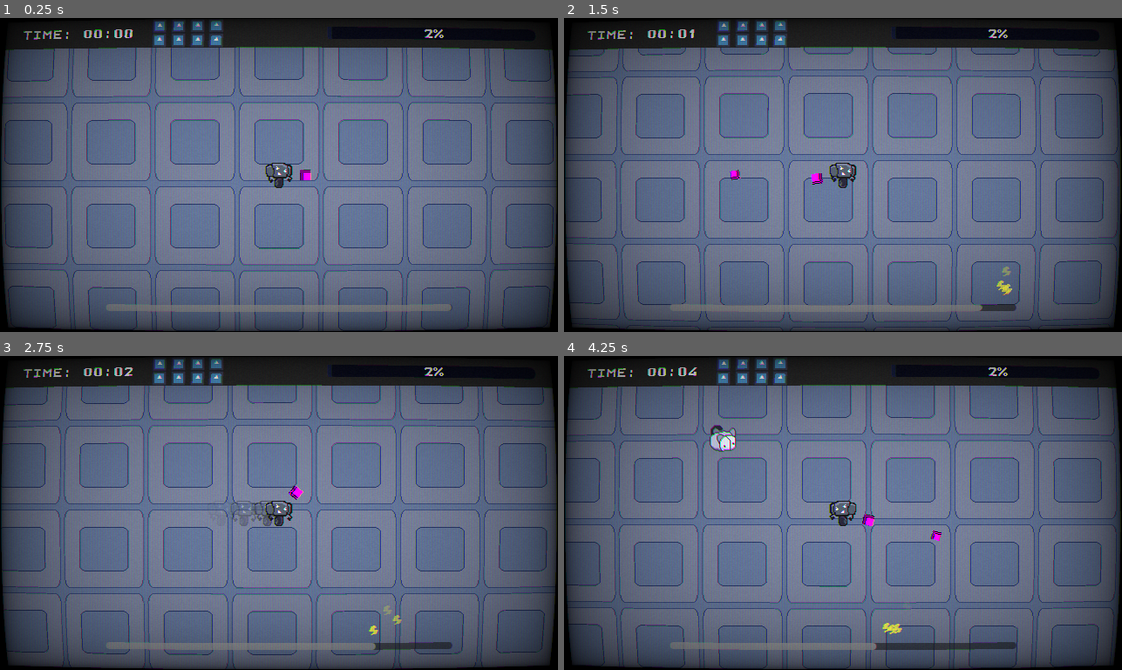
Above: before the commit, frames 1-4 (two rows, left to right).
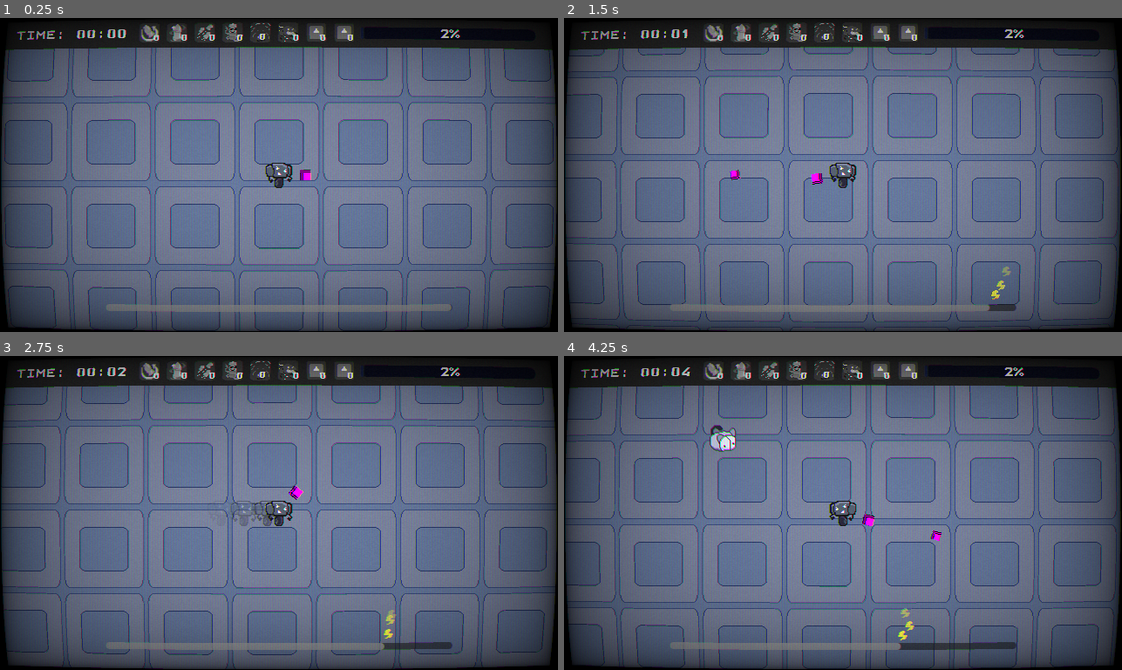
Above: after the commit, the same moments.

Repository: kinghos/GMTK-Game-Jam-2026
Game: Godot game, scene res://scenes/level/level.tscn
The game is run twice, just before and just after one commit, with the same random seed, the same clock (stepped at 60 frames per second) and the same inputs. The engine's default icon, where the game draws it, is replaced by a stand-in: a white triangle on a blue panel in a dark square.
Inputs (mouse positions are in pixels of both pictures, inside the frame that each line leads up to):
- Up to frame 1 (0.25 s): no input
- Up to frame 2 (1.5 s): tap Enter at 0.5 s; move the mouse to (965, 159) at 0.52 s; hold D (Right) 0.53-1.28 s; right-click (965, 159) at 0.6 s; move the mouse to (731, 190) at 1.27 s; hold S (Down) from 1.28 s (still down); click (731, 190) at 1.35 s
- Up to frame 3 (2.75 s): move the mouse to (334, 443) at 2.02 s; release S (Down) at 2.03 s; hold D (Right) from 2.03 s (still down); hold Shift (Sprint) from 2.03 s (still down)
- Up to frame 4 (4.25 s): move the mouse to (815, 575) at 2.77 s; release D (Right) at 2.78 s; release Shift (Sprint) at 2.78 s; hold W (Up) 2.78-3.53 s; right-click (815, 575) at 2.85 s; move the mouse to (1010, 560) at 3.52 s; press the mouse at (1010, 560) at 3.53 s; hold A (Left) from 3.53 s (still down)

The runs differ from the first frame. In frame 1, 1.8% of the frame differs, in the area x 2-83%, y 0-10%; in frame 2, 1.9%; in frame 3, 2.0%; in frame 4, 2.1%, in the area x 2-83%, y 0-94%.

Commit message:
powerup display functional - various refactors and tweaks

Diff:
--- /dev/null
+++ b/assets/shaders/grayscale.gdshader
@@ -0,0 +1,10 @@
+shader_type canvas_item;
+
+// --- Uniforms --- //
+uniform bool weighted = true;	// Determines whether to use normal or weighted averages
+uniform bool enabled = true;
+void fragment() {
+	if (enabled) {
+		COLOR.rgb = mix(vec3((COLOR.r + COLOR.g + COLOR.b) / 3.0),  vec3(0.299 * COLOR.r + 0.587 * COLOR.g + 0.114 * COLOR.b), float(weighted));
+	}
+}
--- a/assets/themes/theme.tres
+++ b/assets/themes/theme.tres
@@ -63,6 +63,10 @@
 
 [sub_resource type="StyleBoxFlat" id="StyleBoxFlat_mgtrf"]
 bg_color = Color(0.071234904, 0.103164084, 0.22421551, 1)
+corner_radius_top_left = 7
+corner_radius_top_right = 7
+corner_radius_bottom_right = 7
+corner_radius_bottom_left = 7
 
 [resource]
 Button/colors/font_color = Color(0.875, 0.875, 0.875, 1)
--- a/globals/Globals.gd
+++ b/globals/Globals.gd
@@ -11,7 +11,7 @@
 var current_kill_target = 12.0
 var wave = 1
 var start_time: int
-var bullet_damage: int = 50
+var bullet_damage: int = 10
 var bullet_speed: float = 800.0
 var blast_kb: float = 0.5
 enum ENEMY_TYPES {FODDER, CHARGELESS, PARASITE, RANGED}
@@ -88,7 +88,7 @@
 	WEAPON_UPGRADES.SMGKB: 0
 	}
 
-	bullet_damage = 50
+	bullet_damage = 10
 	bullet_speed = 800.0
 	blast_kb = 0.5
 
--- a/project.godot
+++ b/project.godot
@@ -30,6 +30,11 @@
 [global_group]
 
 Enemies=""
+
+[gui]
+
+theme/default_font_antialiasing=0
+theme/custom="uid://cp83ak2e8i8he"
 
 [input]
 
--- a/scenes/enemies/base_enemy.tscn
+++ b/scenes/enemies/base_enemy.tscn
@@ -47,8 +47,8 @@
 
 [sub_resource type="Animation" id="Animation_n763p"]
 resource_name = "death"
-length = 0.5
-step = 0.1
+length = 0.25
+step = 0.05
 tracks/0/type = "value"
 tracks/0/imported = false
 tracks/0/enabled = true
@@ -56,7 +56,7 @@
 tracks/0/interp = 1
 tracks/0/loop_wrap = true
 tracks/0/keys = {
-"times": PackedFloat32Array(0.5),
+"times": PackedFloat32Array(0.25),
 "transitions": PackedFloat32Array(1),
 "update": 1,
 "values": [true]
@@ -80,7 +80,7 @@
 tracks/2/interp = 1
 tracks/2/loop_wrap = true
 tracks/2/keys = {
-"times": PackedFloat32Array(0, 0.1, 0.2, 0.3, 0.4, 0.5),
+"times": PackedFloat32Array(0, 0.05, 0.1, 0.15, 0.2, 0.25),
 "transitions": PackedFloat32Array(1, 1, 1, 1, 1, 1),
 "update": 1,
 "values": [true, false, true, false, true, false]
--- a/scenes/enemies/fodder.tscn
+++ b/scenes/enemies/fodder.tscn
@@ -43,10 +43,10 @@
 [sub_resource type="CircleShape2D" id="CircleShape2D_fimud"]
 radius = 21.095022
 
-[node name="BaseEnemy" unique_id=1193687902 instance=ExtResource("1_2nr0v")]
+[node name="Fodder" unique_id=1193687902 instance=ExtResource("1_2nr0v")]
 script = ExtResource("2_cll0f")
-hp = 10
-damage = 2
+hp = 20
+damage = 10
 speed = 100
 
 [node name="Sprite2D" parent="." index="1" unique_id=162748549]
--- a/scenes/enemies/lightbomb.tscn
+++ b/scenes/enemies/lightbomb.tscn
@@ -258,9 +258,9 @@
 
 [node name="Lightbomb" unique_id=1193687902 instance=ExtResource("1_n8o0g")]
 script = ExtResource("2_c2wah")
-hp = 10
+hp = 15
 damage = 30
-speed = 100
+speed = 150
 
 [node name="Sprite2D" parent="." index="1" unique_id=162748549]
 sprite_frames = SubResource("SpriteFrames_c2wah")
--- a/scenes/enemies/toaster.tscn
+++ b/scenes/enemies/toaster.tscn
@@ -66,8 +66,8 @@
 
 [node name="Toaster" unique_id=1193687902 instance=ExtResource("1_ww1mm")]
 script = ExtResource("2_dq6hp")
-hp = 50
-damage = 20
+hp = 25
+damage = 15
 speed = 80
 
 [node name="Sprite2D" parent="." index="1" unique_id=162748549]
--- a/scenes/hud/hud.gd
+++ b/scenes/hud/hud.gd
@@ -3,6 +3,7 @@
 @onready var top_bar: ColorRect = $Control/TopBar
 @onready var progress_bar: ProgressBar = $Control/TopBar/HBoxContainer/ProgressBar
 @onready var timer: Label = $Control/TopBar/HBoxContainer/Timer
+@onready var powerup_icons: HBoxContainer = $Control/TopBar/PowerupIcons
 var on_powerups = false
 signal show_powerups
 
@@ -14,6 +15,7 @@
 	var secs = ms / 1000 % 60
 	var mins = floor((ms / 1000) / 60)
 	timer.text = "TIME: %02d:%02d" % [mins, secs]
+	update_powerup_hud()
 
 	if Globals.current_kills_to_target == Globals.current_kill_target and not on_powerups:
 		on_powerups = true
@@ -21,3 +23,13 @@
 		get_tree().paused = true
 	var perc = Globals.current_kills_to_target / Globals.current_kill_target
 	progress_bar.value = lerpf(progress_bar.value, perc, delta * 15)
+
+func update_powerup_hud():
+	for powerup in Globals.POWERUPS.values():
+		var icon = powerup_icons.get_node(Globals.powerup_names[powerup])
+		var smat = icon.material as ShaderMaterial
+		if Globals.powerup_counts[powerup] == 0:
+			smat.set_shader_parameter("enabled", true)
+		else:
+			icon.get_child(0).text = str(Globals.powerup_counts[powerup])
+			smat.set_shader_parameter("enabled", false)
--- a/scenes/hud/hud.tscn
+++ b/scenes/hud/hud.tscn
@@ -4,10 +4,57 @@
 [ext_resource type="Script" uid="uid://cwrjmiycyral0" path="res://scenes/hud/charge_bar.gd" id="1_48c2t"]
 [ext_resource type="Theme" uid="uid://cp83ak2e8i8he" path="res://assets/themes/theme.tres" id="2_mgtrf"]
 [ext_resource type="Texture2D" uid="uid://cosotffptsqhn" path="res://icon.svg" id="4_mgtrf"]
+[ext_resource type="Texture2D" uid="uid://ccn14e26jv8tq" path="res://assets/sprites/powerups/bordered/attackspeed.png" id="4_nhd55"]
+[ext_resource type="Shader" uid="uid://dy3er2is0b1tl" path="res://assets/shaders/grayscale.gdshader" id="4_q6mn5"]
+[ext_resource type="Texture2D" uid="uid://bfod8ir5qexb7" path="res://assets/sprites/powerups/bordered/bulletdmg.png" id="5_q6mn5"]
+[ext_resource type="Texture2D" uid="uid://de8ejrejusrg7" path="res://assets/sprites/powerups/bordered/bulletspeed.png" id="6_8nkf1"]
+[ext_resource type="Texture2D" uid="uid://x7ie23aovfp8" path="res://assets/sprites/powerups/bordered/energypack.png" id="8_558d4"]
+[ext_resource type="Texture2D" uid="uid://dhjasdo7j0gaw" path="res://assets/sprites/powerups/bordered/blast.png" id="9_4m1a1"]
+[ext_resource type="Texture2D" uid="uid://cbq2a6m2lo2ms" path="res://assets/sprites/powerups/bordered/movespeed.png" id="10_iioc1"]
 
 [sub_resource type="ImageTexture" id="ImageTexture_126ht"]
 
 [sub_resource type="ImageTexture" id="ImageTexture_d2rsb"]
+
+[sub_resource type="ShaderMaterial" id="ShaderMaterial_q6mn5"]
+shader = ExtResource("4_q6mn5")
+shader_parameter/weighted = true
+shader_parameter/enabled = true
+
+[sub_resource type="ShaderMaterial" id="ShaderMaterial_8nkf1"]
+shader = ExtResource("4_q6mn5")
+shader_parameter/weighted = true
+shader_parameter/enabled = true
+
+[sub_resource type="ShaderMaterial" id="ShaderMaterial_558d4"]
+shader = ExtResource("4_q6mn5")
+shader_parameter/weighted = true
+shader_parameter/enabled = true
+
+[sub_resource type="ShaderMaterial" id="ShaderMaterial_4m1a1"]
+shader = ExtResource("4_q6mn5")
+shader_parameter/weighted = true
+shader_parameter/enabled = true
+
+[sub_resource type="ShaderMaterial" id="ShaderMaterial_iioc1"]
+shader = ExtResource("4_q6mn5")
+shader_parameter/weighted = true
+shader_parameter/enabled = true
+
+[sub_resource type="ShaderMaterial" id="ShaderMaterial_567j1"]
+shader = ExtResource("4_q6mn5")
+shader_parameter/weighted = true
+shader_parameter/enabled = true
+
+[sub_resource type="ShaderMaterial" id="ShaderMaterial_nsgyl"]
+shader = ExtResource("4_q6mn5")
+shader_parameter/weighted = true
+shader_parameter/enabled = true
+
+[sub_resource type="ShaderMaterial" id="ShaderMaterial_jjjd2"]
+shader = ExtResource("4_q6mn5")
+shader_parameter/weighted = true
+shader_parameter/enabled = true
 
 [node name="HUD" type="CanvasLayer" unique_id=350223319]
 script = ExtResource("1_0bx4p")
@@ -51,16 +98,16 @@
 anchors_preset = 15
 anchor_right = 1.0
 anchor_bottom = 1.0
-offset_left = 20.0
+offset_left = 12.0
 offset_right = -20.0
 grow_horizontal = 2
 grow_vertical = 2
-theme_override_constants/separation = 112
+theme_override_constants/separation = 197
 
 [node name="Timer" type="Label" parent="Control/TopBar/HBoxContainer" unique_id=245234213]
 layout_mode = 2
 size_flags_horizontal = 3
-text = "TIME:"
+text = "TIME: 00:00"
 
 [node name="ProgressBar" type="ProgressBar" parent="Control/TopBar/HBoxContainer" unique_id=1178189131]
 layout_mode = 2
@@ -69,22 +116,190 @@
 max_value = 1.0
 value = 0.76
 
-[node name="GridContainer" type="GridContainer" parent="Control/TopBar" unique_id=335338544]
+[node name="PowerupIcons" type="HBoxContainer" parent="Control/TopBar" unique_id=493433350]
 layout_mode = 1
 anchors_preset = 5
 anchor_left = 0.5
 anchor_right = 0.5
-offset_left = -164.0
-offset_right = -46.0
-offset_bottom = 34.0
+offset_left = -175.0
+offset_top = 5.0
+offset_right = 101.0
+offset_bottom = 28.0
 grow_horizontal = 2
 size_flags_horizontal = 6
 size_flags_vertical = 4
-theme_override_constants/h_separation = -31
-theme_override_constants/v_separation = 0
-columns = 4
-
-[node name="TextureRect" type="TextureRect" parent="Control/TopBar/GridContainer" unique_id=998759038]
+theme_override_constants/separation = -20
+
+[node name="ATTACK SPEED" type="TextureRect" parent="Control/TopBar/PowerupIcons" unique_id=998759038]
+material = SubResource("ShaderMaterial_q6mn5")
+custom_minimum_size = Vector2(10, 10)
+custom_maximum_size = Vector2(100, 100)
+layout_mode = 2
+size_flags_horizontal = 3
+size_flags_vertical = 3
+texture = ExtResource("4_nhd55")
+expand_mode = 1
+stretch_mode = 5
+
+[node name="Label" type="Label" parent="Control/TopBar/PowerupIcons/ATTACK SPEED" unique_id=990948787]
+layout_mode = 1
+anchors_preset = 3
+anchor_left = 1.0
+anchor_top = 1.0
+anchor_right = 1.0
+anchor_bottom = 1.0
+offset_left = -38.0
+offset_top = -10.0
+offset_right = 3.0
+offset_bottom = 4.0
+grow_horizontal = 0
+grow_vertical = 0
+theme_override_font_sizes/font_size = 10
+text = "0"
+horizontal_alignment = 1
+
+[node name="BULLET DAMAGE" type="TextureRect" parent="Control/TopBar/PowerupIcons" unique_id=1610502301]
+material = SubResource("ShaderMaterial_8nkf1")
+custom_minimum_size = Vector2(10, 10)
+custom_maximum_size = Vector2(100, 100)
+layout_mode = 2
+size_flags_horizontal = 3
+size_flags_vertical = 3
+texture = ExtResource("5_q6mn5")
+expand_mode = 1
+stretch_mode = 5
+
+[node name="Label" type="Label" parent="Control/TopBar/PowerupIcons/BULLET DAMAGE" unique_id=1150995901]
+layout_mode = 1
+anchors_preset = 3
+anchor_left = 1.0
+anchor_top = 1.0
+anchor_right = 1.0
+anchor_bottom = 1.0
+offset_left = -38.0
+offset_top = -10.0
+offset_right = 3.0
+offset_bottom = 4.0
+grow_horizontal = 0
+grow_vertical = 0
+theme_override_font_sizes/font_size = 10
+text = "0"
+horizontal_alignment = 1
+
+[node name="BULLET SPEED" type="TextureRect" parent="Control/TopBar/PowerupIcons" unique_id=329911506]
+material = SubResource("ShaderMaterial_558d4")
+custom_minimum_size = Vector2(10, 10)
+custom_maximum_size = Vector2(100, 100)
+layout_mode = 2
+size_flags_horizontal = 3
+size_flags_vertical = 3
+texture = ExtResource("6_8nkf1")
+expand_mode = 1
+stretch_mode = 5
+
+[node name="Label" type="Label" parent="Control/TopBar/PowerupIcons/BULLET SPEED" unique_id=383819802]
+layout_mode = 1
+anchors_preset = 3
+anchor_left = 1.0
+anchor_top = 1.0
+anchor_right = 1.0
+anchor_bottom = 1.0
+offset_left = -38.0
+offset_top = -10.0
+offset_right = 3.0
+offset_bottom = 4.0
+grow_horizontal = 0
+grow_vertical = 0
+theme_override_font_sizes/font_size = 10
+text = "0"
+horizontal_alignment = 1
+
+[node name="ENERGY UP" type="TextureRect" parent="Control/TopBar/PowerupIcons" unique_id=939877676]
+material = SubResource("ShaderMaterial_4m1a1")
+custom_minimum_size = Vector2(10, 10)
+custom_maximum_size = Vector2(100, 100)
+layout_mode = 2
+size_flags_horizontal = 3
+size_flags_vertical = 3
+texture = ExtResource("8_558d4")
+expand_mode = 1
+stretch_mode = 5
+
+[node name="Label" type="Label" parent="Control/TopBar/PowerupIcons/ENERGY UP" unique_id=1984654722]
+layout_mode = 1
+anchors_preset = 3
+anchor_left = 1.0
+anchor_top = 1.0
+anchor_right = 1.0
+anchor_bottom = 1.0
+offset_left = -38.0
+offset_top = -10.0
+offset_right = 3.0
+offset_bottom = 4.0
+grow_horizontal = 0
+grow_vertical = 0
+theme_override_font_sizes/font_size = 10
+text = "0"
+horizontal_alignment = 1
+
+[node name="KNOCKBACK BLAST" type="TextureRect" parent="Control/TopBar/PowerupIcons" unique_id=2127261978]
+material = SubResource("ShaderMaterial_iioc1")
+custom_minimum_size = Vector2(10, 10)
+custom_maximum_size = Vector2(100, 100)
+layout_mode = 2
+size_flags_horizontal = 3
+size_flags_vertical = 3
+texture = ExtResource("9_4m1a1")
+expand_mode = 1
+stretch_mode = 5
+
+[node name="Label" type="Label" parent="Control/TopBar/PowerupIcons/KNOCKBACK BLAST" unique_id=768509965]
+layout_mode = 1
+anchors_preset = 3
+anchor_left = 1.0
+anchor_top = 1.0
+anchor_right = 1.0
+anchor_bottom = 1.0
+offset_left = -44.0
+offset_top = -11.0
+offset_right = -3.0
+offset_bottom = 3.0
+grow_horizontal = 0
+grow_vertical = 0
+theme_override_font_sizes/font_size = 10
+text = "0"
+horizontal_alignment = 1
+
+[node name="MOVE SPEED" type="TextureRect" parent="Control/TopBar/PowerupIcons" unique_id=650847081]
+material = SubResource("ShaderMaterial_567j1")
+custom_minimum_size = Vector2(10, 10)
+custom_maximum_size = Vector2(100, 100)
+layout_mode = 2
+size_flags_horizontal = 3
+size_flags_vertical = 3
+texture = ExtResource("10_iioc1")
+expand_mode = 1
+stretch_mode = 5
+
+[node name="Label" type="Label" parent="Control/TopBar/PowerupIcons/MOVE SPEED" unique_id=1813946914]
+layout_mode = 1
+anchors_preset = 3
+anchor_left = 1.0
+anchor_top = 1.0
+anchor_right = 1.0
+anchor_bottom = 1.0
+offset_left = -38.0
+offset_top = -10.0
+offset_right = 3.0
+offset_bottom = 4.0
+grow_horizontal = 0
+grow_vertical = 0
+theme_override_font_sizes/font_size = 10
+text = "0"
+horizontal_alignment = 1
+
+[node name="WeaponUpgrade1" type="TextureRect" parent="Control/TopBar/PowerupIcons" unique_id=1343340675]
+material = SubResource("ShaderMaterial_nsgyl")
 custom_minimum_size = Vector2(10, 10)
 custom_maximum_size = Vector2(100, 100)
 layout_mode = 2
@@ -94,7 +309,25 @@
 expand_mode = 1
 stretch_mode = 5
 
-[node name="TextureRect2" type="TextureRect" parent="Control/TopBar/GridContainer" unique_id=1610502301]
+[node name="Label" type="Label" parent="Control/TopBar/PowerupIcons/WeaponUpgrade1" unique_id=1627106704]
+layout_mode = 1
+anchors_preset = 3
+anchor_left = 1.0
+anchor_top = 1.0
+anchor_right = 1.0
+anchor_bottom = 1.0
+offset_left = -39.0
+offset_top = -10.0
+offset_right = 2.0
+offset_bottom = 4.0
+grow_horizontal = 0
+grow_vertical = 0
+theme_override_font_sizes/font_size = 10
+text = "0"
+horizontal_alignment = 1
+
+[node name="WeaponUpgrade2" type="TextureRect" parent="Control/TopBar/PowerupIcons" unique_id=756940483]
+material = SubResource("ShaderMaterial_jjjd2")
 custom_minimum_size = Vector2(10, 10)
 custom_maximum_size = Vector2(100, 100)
 layout_mode = 2
@@ -104,62 +337,19 @@
 expand_mode = 1
 stretch_mode = 5
 
-[node name="TextureRect3" type="TextureRect" parent="Control/TopBar/GridContainer" unique_id=329911506]
-custom_minimum_size = Vector2(10, 10)
-custom_maximum_size = Vector2(100, 100)
-layout_mode = 2
-size_flags_horizontal = 3
-size_flags_vertical = 3
-texture = ExtResource("4_mgtrf")
-expand_mode = 1
-stretch_mode = 5
-
-[node name="TextureRect4" type="TextureRect" parent="Control/TopBar/GridContainer" unique_id=939877676]
-custom_minimum_size = Vector2(10, 10)
-custom_maximum_size = Vector2(100, 100)
-layout_mode = 2
-size_flags_horizontal = 3
-size_flags_vertical = 3
-texture = ExtResource("4_mgtrf")
-expand_mode = 1
-stretch_mode = 5
-
-[node name="TextureRect5" type="TextureRect" parent="Control/TopBar/GridContainer" unique_id=2127261978]
-custom_minimum_size = Vector2(10, 10)
-custom_maximum_size = Vector2(100, 100)
-layout_mode = 2
-size_flags_horizontal = 3
-size_flags_vertical = 3
-texture = ExtResource("4_mgtrf")
-expand_mode = 1
-stretch_mode = 5
-
-[node name="TextureRect6" type="TextureRect" parent="Control/TopBar/GridContainer" unique_id=650847081]
-custom_minimum_size = Vector2(10, 10)
-custom_maximum_size = Vector2(100, 100)
-layout_mode = 2
-size_flags_horizontal = 3
-size_flags_vertical = 3
-texture = ExtResource("4_mgtrf")
-expand_mode = 1
-stretch_mode = 5
-
-[node name="TextureRect7" type="TextureRect" parent="Control/TopBar/GridContainer" unique_id=1343340675]
-custom_minimum_size = Vector2(10, 10)
-custom_maximum_size = Vector2(100, 100)
-layout_mode = 2
-size_flags_horizontal = 3
-size_flags_vertical = 3
-texture = ExtResource("4_mgtrf")
-expand_mode = 1
-stretch_mode = 5
-
-[node name="TextureRect8" type="TextureRect" parent="Control/TopBar/GridContainer" unique_id=756940483]
-custom_minimum_size = Vector2(10, 10)
-custom_maximum_size = Vector2(100, 100)
-layout_mode = 2
-size_flags_horizontal = 3
-size_flags_vertical = 3
-texture = ExtResource("4_mgtrf")
-expand_mode = 1
-stretch_mode = 5
+[node name="Label" type="Label" parent="Control/TopBar/PowerupIcons/WeaponUpgrade2" unique_id=1422937855]
+layout_mode = 1
+anchors_preset = 3
+anchor_left = 1.0
+anchor_top = 1.0
+anchor_right = 1.0
+anchor_bottom = 1.0
+offset_left = -39.0
+offset_top = -10.0
+offset_right = 2.0
+offset_bottom = 4.0
+grow_horizontal = 0
+grow_vertical = 0
+theme_override_font_sizes/font_size = 10
+text = "0"
+horizontal_alignment = 1
--- a/scenes/misc/energy_drop.gd
+++ b/scenes/misc/energy_drop.gd
@@ -1,6 +1,6 @@
 extends Area2D
 
-var energy_gained = 10
+@export var energy_gained = 20
 # Called when the node enters the scene tree for the first time.
 func _ready() -> void:
 	pass # Replace with function body.
--- a/scenes/player/gun.gd
+++ b/scenes/player/gun.gd
@@ -3,7 +3,7 @@
 const BULLET = preload("res://scenes/player/bullet.tscn")
 
 @export var fire_rate = 0.6 # Seconds between shots
-@export var charge_cost = 5
+@export var charge_cost = 2.5
 
 var mouse_direction
 
--- a/scenes/player/player.gd
+++ b/scenes/player/player.gd
@@ -110,7 +110,7 @@
 	Globals.game_over = true
 
 func energy_gain(energy_gained):
-	charge += energy_gained
+	charge = move_toward(charge, MAX_CHARGE, energy_gained)
 
 func blast():
 	if blast_timer.is_stopped() and Globals.powerup_counts[Globals.POWERUPS.BLAST] > 0:
Not shown, added: assets/shaders/grayscale.gdshader.uid
Binary file added: assets/sprites/powerups/bordered/attackspeed.png
Not shown, changed: assets/sprites/powerups/bordered/attackspeed.png.import
Binary file added: assets/sprites/powerups/bordered/blast.png
Not shown, changed: assets/sprites/powerups/bordered/blast.png.import
Binary file added: assets/sprites/powerups/bordered/bulletdmg.png
Not shown, changed: assets/sprites/powerups/bordered/bulletdmg.png.import
Binary file added: assets/sprites/powerups/bordered/bulletspeed.png
Not shown, added: assets/sprites/powerups/bordered/bulletspeed.png.import
Binary file added: assets/sprites/powerups/bordered/energypack.png
Not shown, added: assets/sprites/powerups/bordered/energypack.png.import
Binary file added: assets/sprites/powerups/bordered/movespeed.png
(and 13 more such lines)
